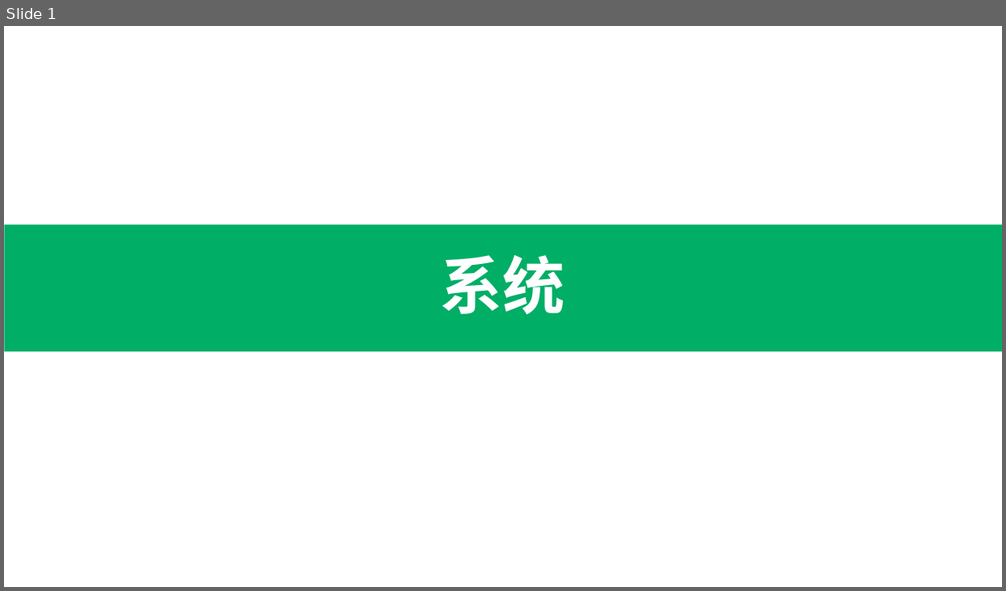
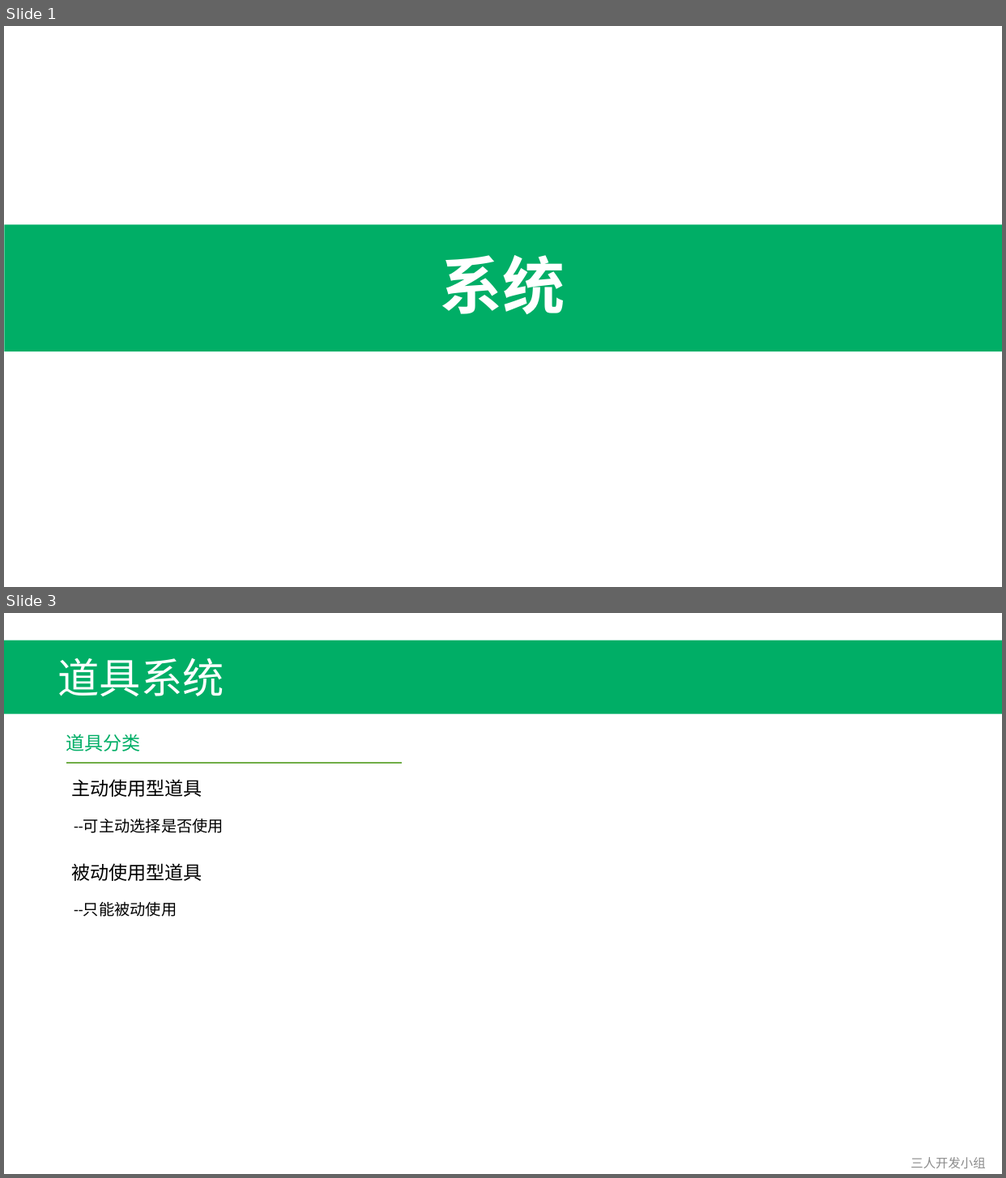
Before and after one commit to Fordebt/Give-me-my-money, a slide deck: 系统.pptx. Shown one above the other, each under a label of ours: slide 1 before the commit, slides 1 and 3 after it; the slides between them are not shown. The pictures are 1006x591 and 1006x1178 pixels, drawn with LibreOffice and Linux fonts; fonts in the diff are those of the drawing. Boxes give left, top, right and bottom in pixels: in the first picture for what was removed or moved away, otherwise in the second. Text is boxed around its words. In the diff, an @@ line names an element or a change of style, - is before the commit and + after.

Commit message:
系统内容修改
系统内容修改

```diff
--- a/系统.pptx
+++ b/系统.pptx
@@ slide 3 added at (x1=4, y1=613, x2=1002, y2=1174), background #FFFFFF @@
@@ rectangle added at (x1=4, y1=640, x2=1002, y2=713), fill #00AE66 @@
@@ text added at (x1=58, y1=658, x2=224, y2=696), 40 pt, text #FFFFFF @@
+道具系统
@@ text added at (x1=66, y1=734, x2=140, y2=752), 18 pt, text #00AE66 @@
+道具分类
@@ line added from (66, 763) to (402, 763), #70AD47 1.5 pt @@
@@ text added at (x1=71, y1=779, x2=202, y2=797), 18 pt, text #000000 @@
+主动使用型道具
@@ text added at (x1=74, y1=819, x2=224, y2=833), 15 pt, text #000000 @@
+--可主动选择是否使用
@@ text added at (x1=71, y1=863, x2=202, y2=881), 18 pt, text #000000 @@
+被动使用型道具
@@ text added at (x1=74, y1=902, x2=177, y2=917), 15 pt, text #000000 @@
+--只能被动使用
@@ text added at (x1=910, y1=1157, x2=985, y2=1169), 12 pt, text #8C8C8C @@
+三人开发小组
```
Also in this commit, not shown: 5 slides changed, 1 other slide added, 1 other file.
